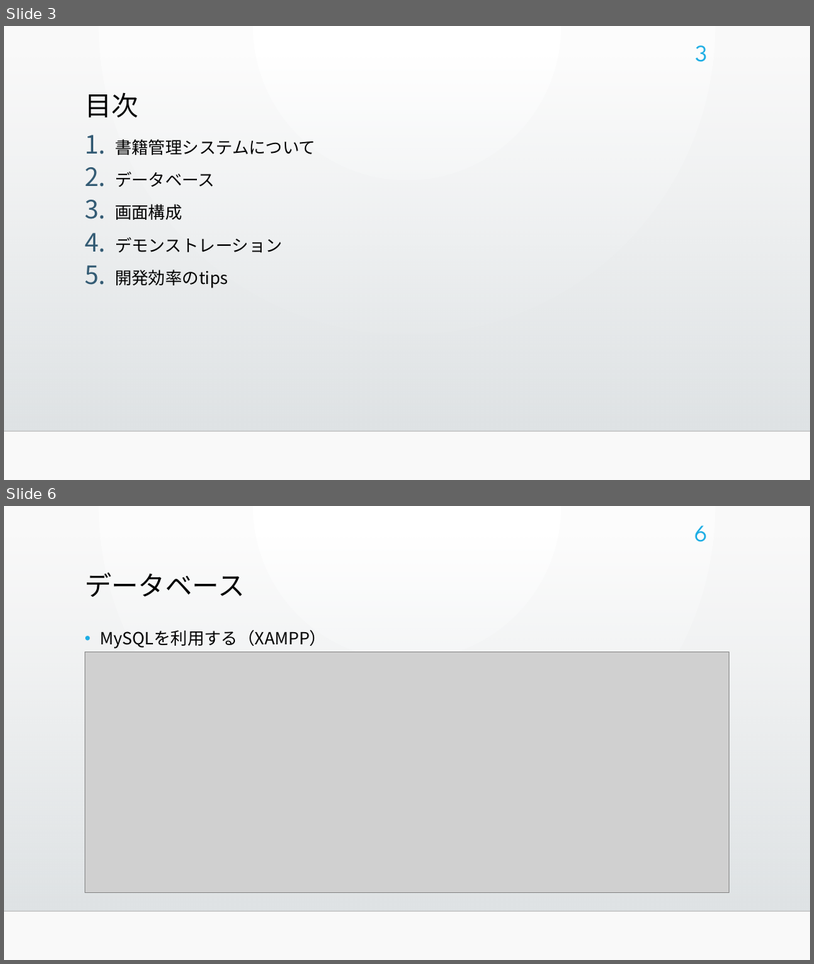
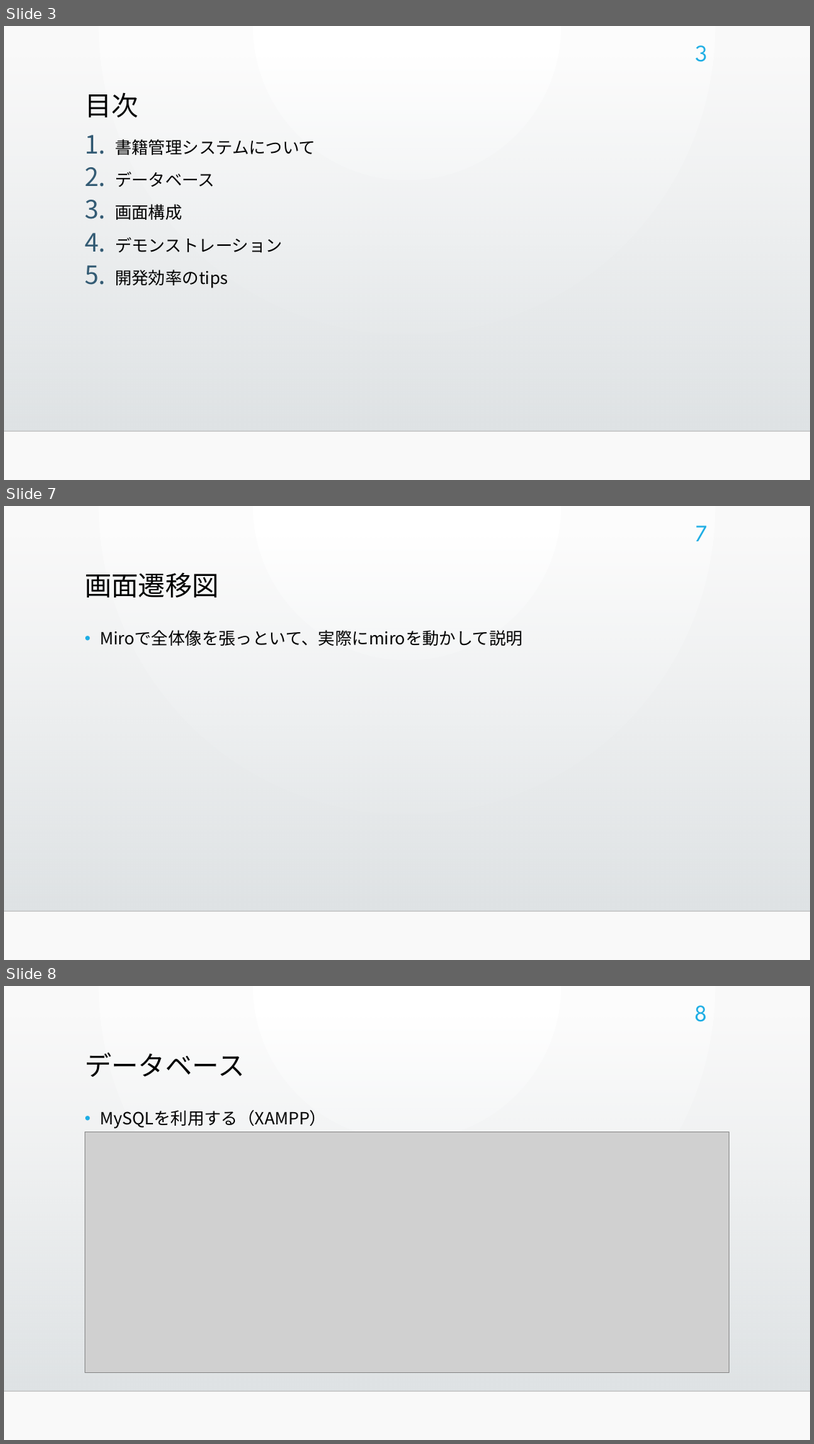
Before and after one commit to bicity2/ICT_GP, a slide deck: 00_参照ファイル/10_管理/書籍管理システム.pptx. Shown one above the other, each under a label of ours: slides 3 and 6 before the commit, slides 3, 7 and 8 after it; the slides between them are not shown. The pictures are 814x964 and 814x1444 pixels, drawn with LibreOffice and Linux fonts; fonts in the diff are those of the drawing; grey boxes stand for pictures; background and template pictures are left out. Boxes give left, top, right and bottom in pixels: in the first picture for what was removed or moved away, otherwise in the second. Text is boxed around its words. In the diff, an @@ line names an element or a change of style, - is before the commit and + after.

```diff
--- a/00_参照ファイル/10_管理/書籍管理システム.pptx
+++ b/00_参照ファイル/10_管理/書籍管理システム.pptx
@@ slide 7 added at (4,506,810,960), background gradient #FFFFFF to #FAFAFA; not listed: 2 template elements that a slide beside it also shows @@
@@ page number added at (695,525,707,541), 28 pt, text #1CADE4 @@
+7
@@ title added at (85,572,219,597), 32 pt, text #000000 @@
+画面遷移図
@@ text added at (100,630,523,646), 20 pt, text #000000 @@
+• Miroで全体像を張っといて、実際にmiroを動かして説明
@@ what was slide 6 is now slide 8 @@
@@ page number at (694,1005,707,1022): text changed @@
-6
+8
```
Also in this commit, not shown: 2 slides changed, 1 other slide added.
